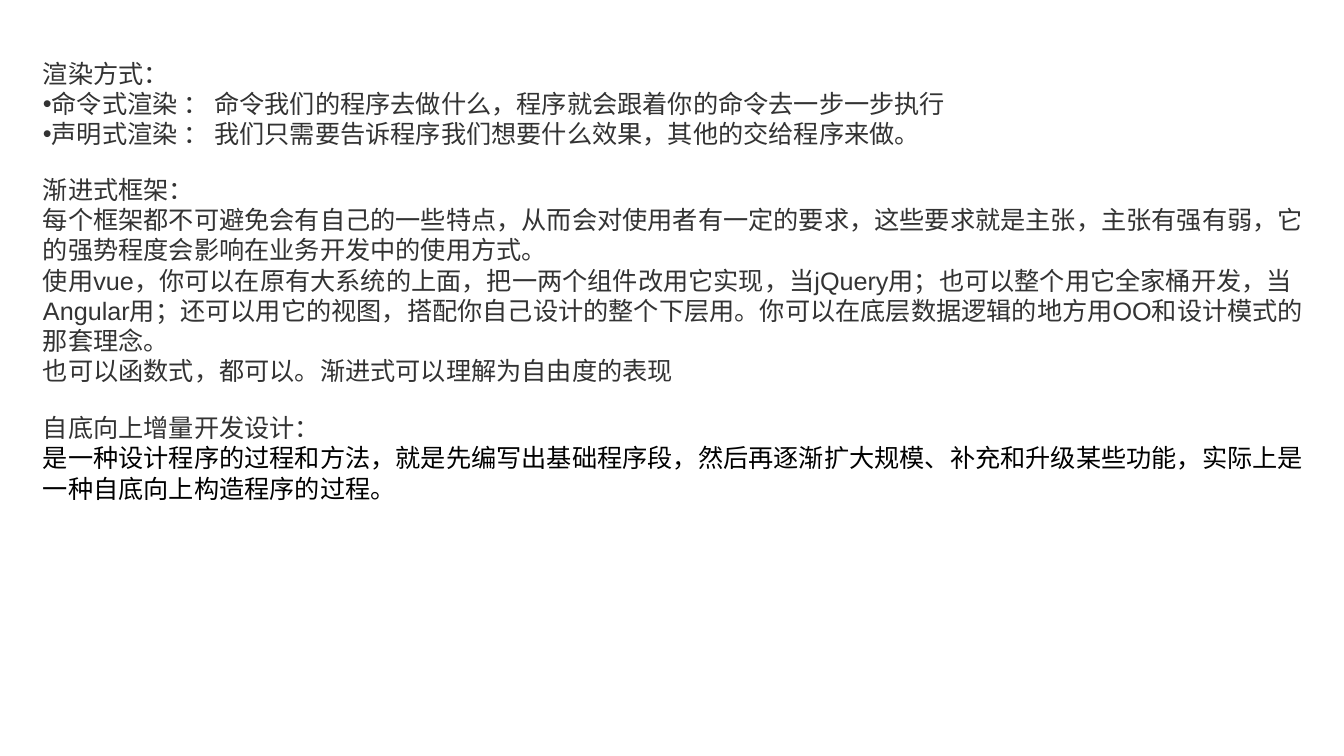
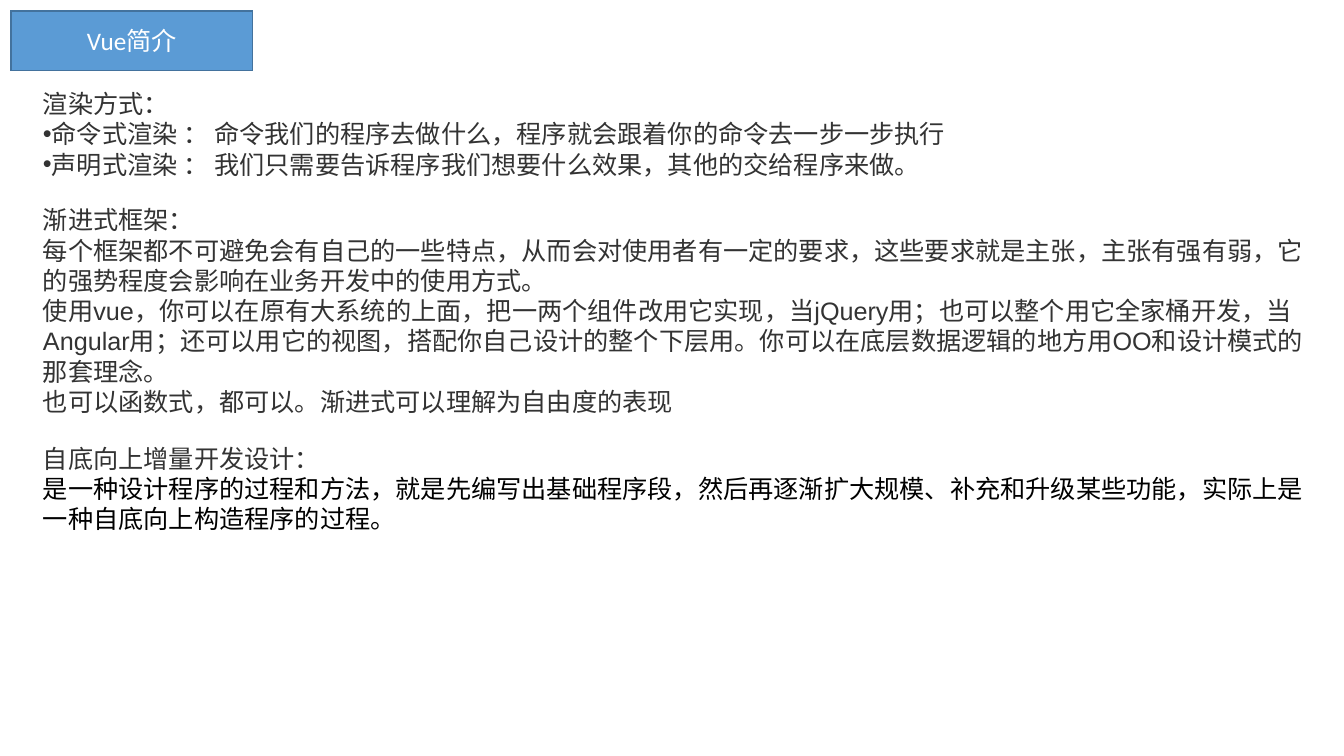
Before and after one commit to BinMarshall/studing, a slide deck: slide 10 of Vue/vue.pptx. Drawn at 1344x756 pixels with LibreOffice and Linux fonts; fonts in the diff are those of the drawing. Boxes give left, top, right and bottom in pixels: in the first picture for what was removed or moved away, otherwise in the second. Text is boxed around its words. In the diff, an @@ line names an element or a change of style, - is before the commit and + after.

```diff
--- a/Vue/vue.pptx
+++ b/Vue/vue.pptx
@@ rectangle added at (11,11,253,71), fill #5B9BD5, outline #43739E 1 pt, 18 pt, text #FFFFFF @@
+Vue简介
@@ 3 texts: place and size @@
-3 texts at (43,62,1303,500)
+3 texts at (43,92,1303,530)
```
Also in this commit, not shown: 7 other slides changed, 1 slide added, 3 other files.
